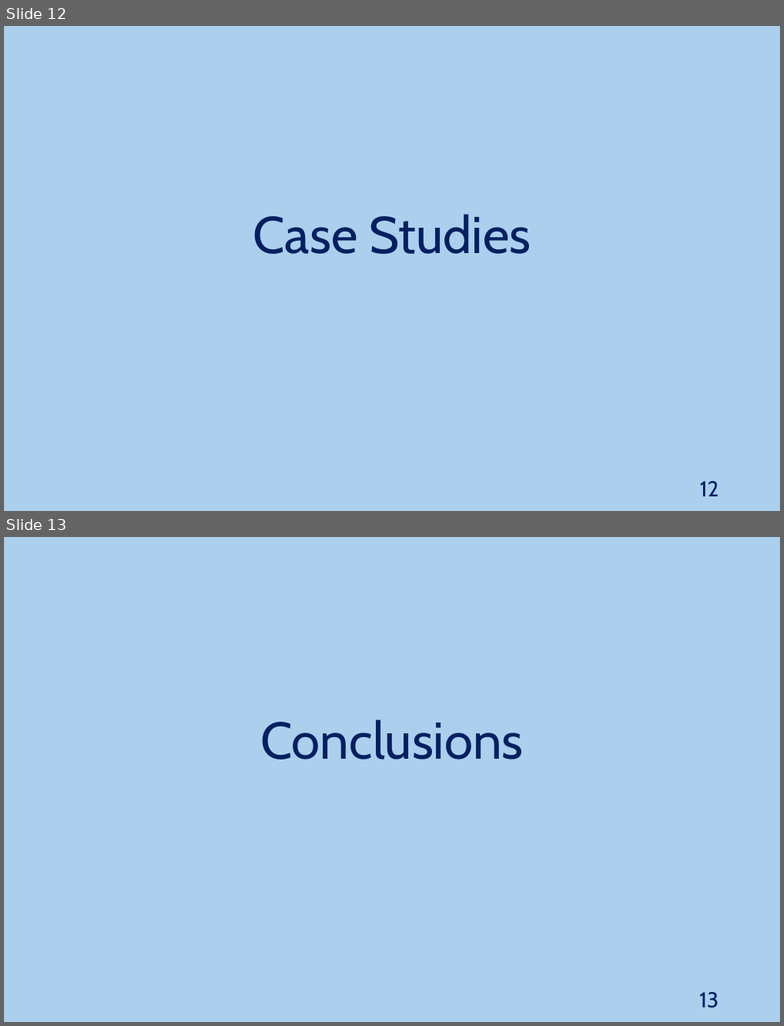
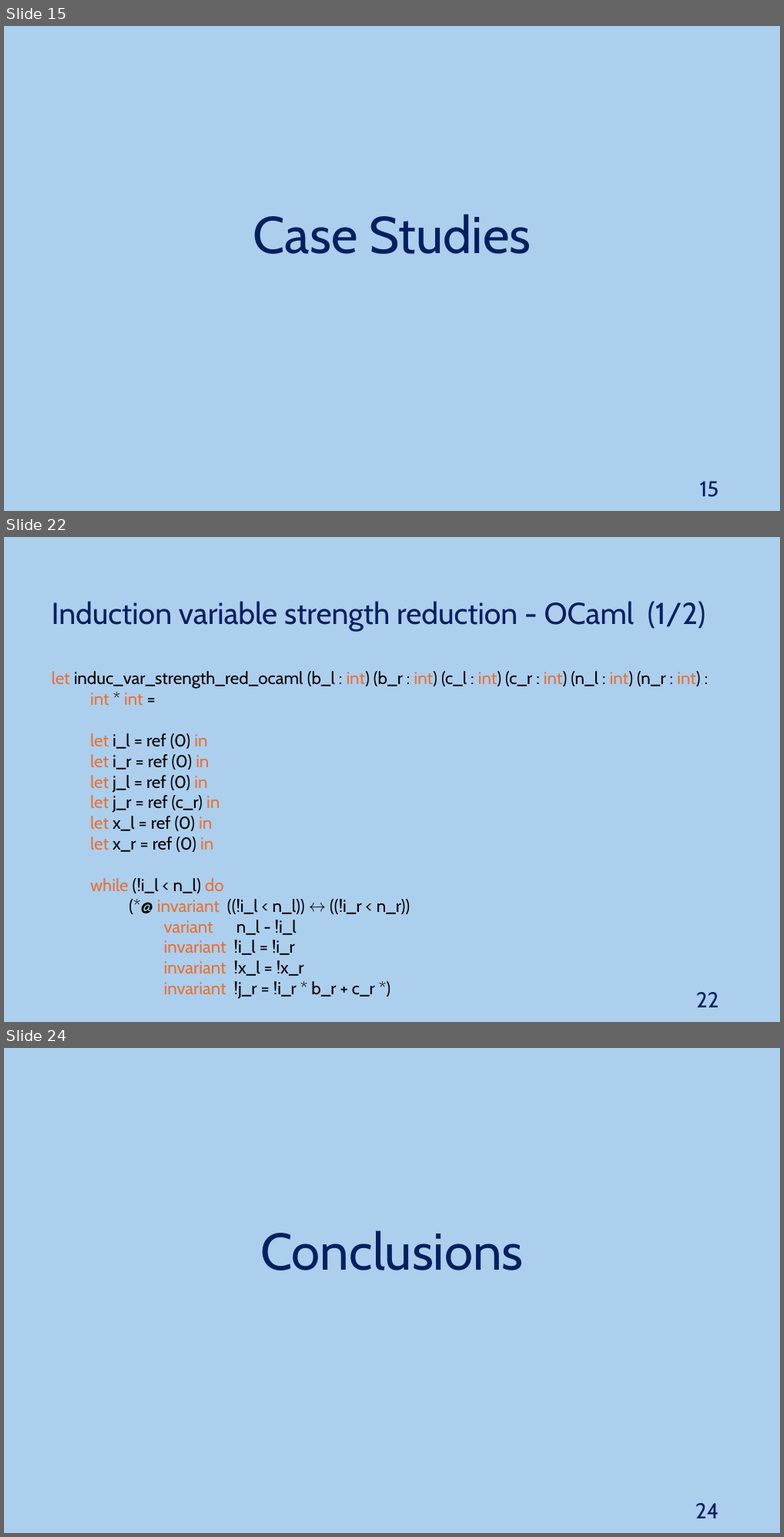
Before and after one commit to JoaoNini75/MasterThesis, a slide deck: tese/presentation/Ap Tese.pptx. Shown one above the other, each under a label of ours: slides 12 and 13 before the commit, slides 15, 22 and 24 after it; the slides between them are not shown. The pictures are 784x1026 and 784x1537 pixels, drawn with LibreOffice and Linux fonts; fonts in the diff are those of the drawing. Boxes give left, top, right and bottom in pixels: in the first picture for what was removed or moved away, otherwise in the second. Text is boxed around its words. In the diff, an @@ line names an element or a change of style, - is before the commit and + after.

```diff
--- a/tese/presentation/Ap Tese.pptx
+++ b/tese/presentation/Ap Tese.pptx
@@ slide 22 added at <box>4,537,780,1022</box>, background #ACCFEE @@
@@ text added at <box>52,601,706,631</box>, 28 pt, text #002060 @@
+Induction variable strength reduction - OCaml (1/2)
@@ text added at <box>52,671,700,999</box>, 16 pt, text #000000 @@
+let induc_var_strength_red_ocaml (b_l : int) (b_r : int) (c_l : int) (c_r : int) (n_l : int) (n_r : int) :
+int * int =
+let i_l = ref (0) in
+let i_r = ref (0) in
+let j_l = ref (0) in
+let j_r = ref (c_r) in
+let x_l = ref (0) in
+let x_r = ref (0) in
+while (!i_l < n_l) do
+(*@ invariant ((!i_l < n_l)) ↔ ((!i_r < n_r))
+variant n_l - !i_l
+invariant !i_l = !i_r
+invariant !x_l = !x_r
+invariant !j_r = !i_r * b_r + c_r *)
@@ page number added at <box>696,992,719,1007</box>, 20 pt, text #002060 @@
+22
@@ what was slide 12 is now slide 15 @@
@@ page number at <box>700,481,719,497</box>: text changed @@
-12
+15
@@ what was slide 13 is now slide 24 @@
@@ page number at <box>695,1503,719,1518</box>: text changed @@
-13
+24
```
Also in this commit, not shown: 1 slide changed, 11 other slides added, 1 slide removed.
